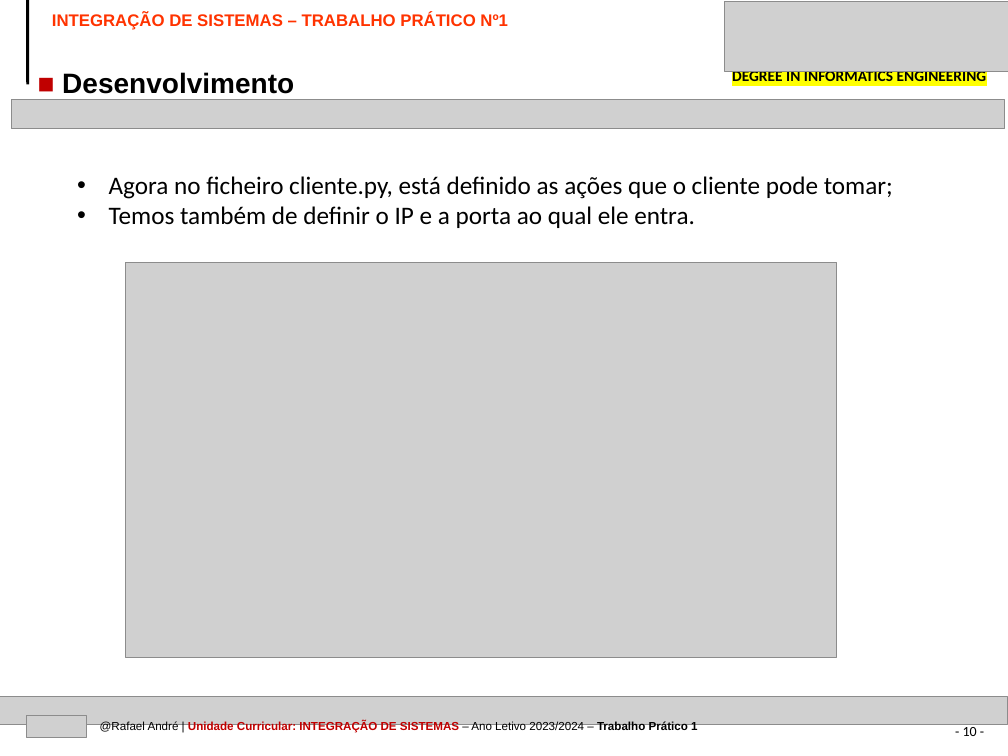
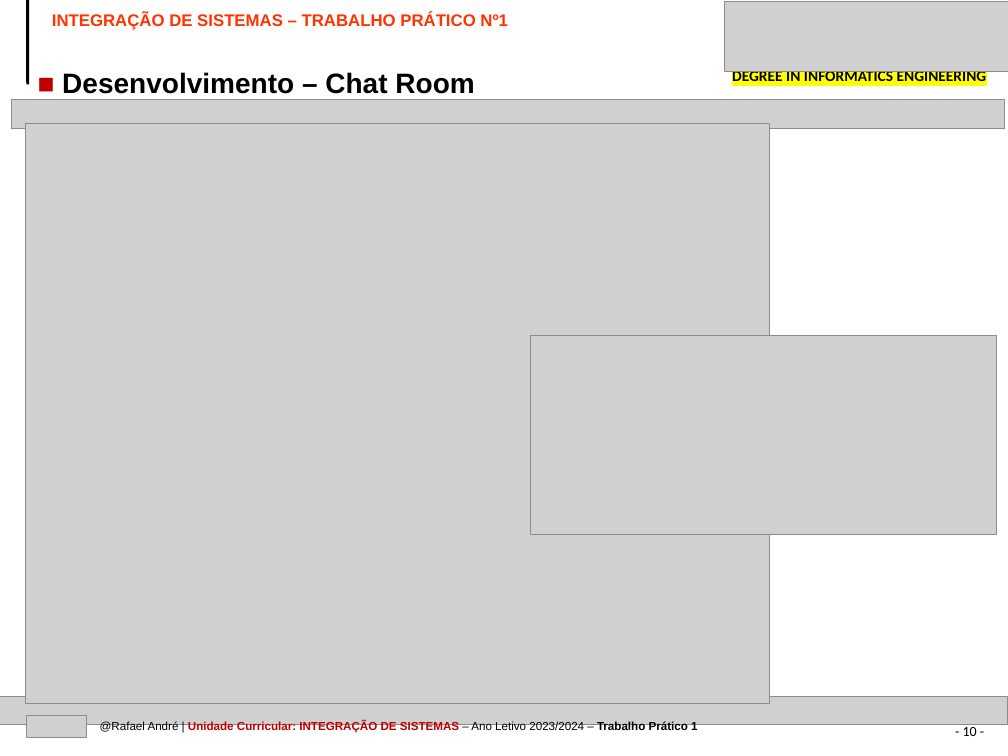
Before and after one commit to kromenz/Socket_Chat, a slide deck: slide 10 of IPVC-EI-TEMPLATE-PPT-IS-TRABALHO1.pptx. Drawn at 1008x756 pixels with LibreOffice and Linux fonts; fonts in the diff are those of the drawing; grey boxes stand for pictures. Boxes give left, top, right and bottom in pixels: in the first picture for what was removed or moved away, otherwise in the second. Text is boxed around its words. In the diff, an @@ line names an element or a change of style, - is before the commit and + after.

```diff
--- a/IPVC-EI-TEMPLATE-PPT-IS-TRABALHO1.pptx
+++ b/IPVC-EI-TEMPLATE-PPT-IS-TRABALHO1.pptx
@@ text at [62,72,474,94]: text changed @@
-■ Desenvolvimento
+■ Desenvolvimento – Chat Room
@@ picture: place and size @@
-picture at [126,262,837,657]
+picture at [25,124,769,704]
@@ text removed at [109,176,893,228] @@
-• Agora no ficheiro cliente.py, está definido as ações que o cliente pode tomar;
-• Temos também de definir o IP e a porta ao qual ele entra.
@@ picture added at [530,336,997,534] @@
```
Also in this commit, not shown: 12 other slides changed, 3 slides added, 4 other files.
